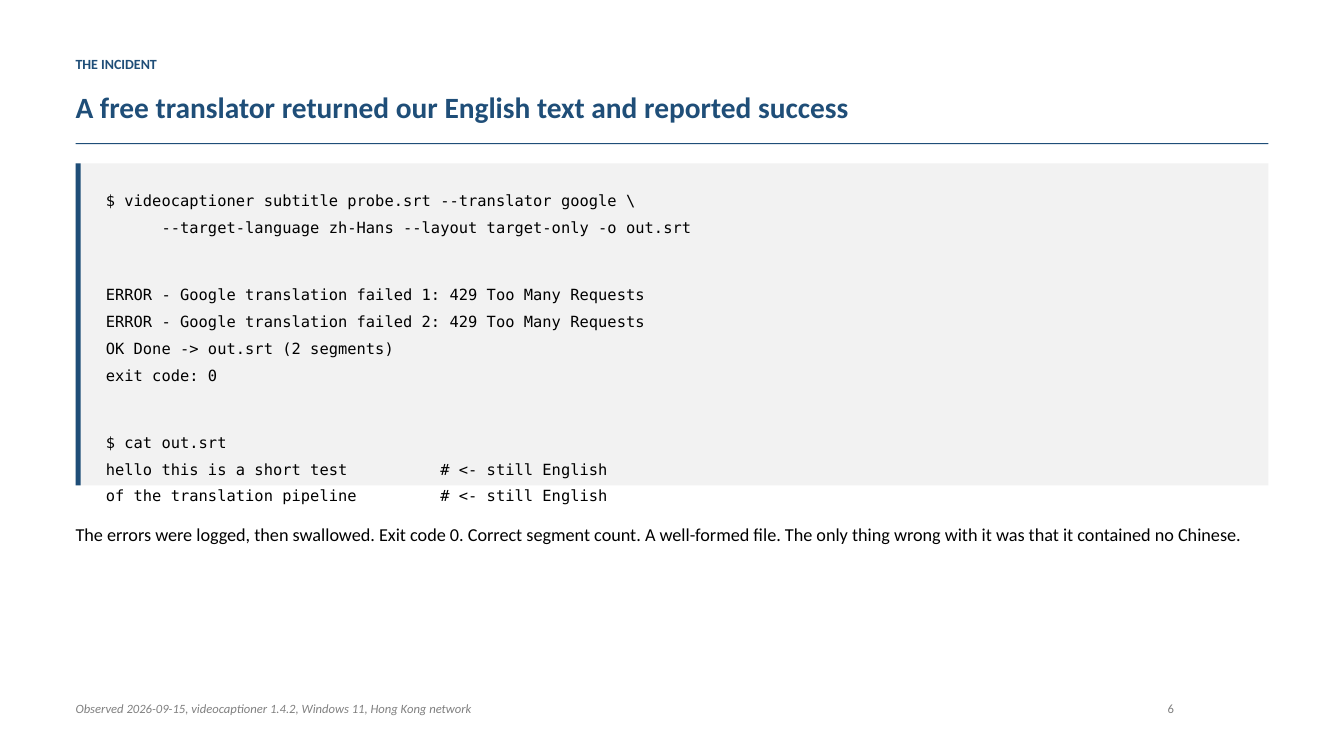
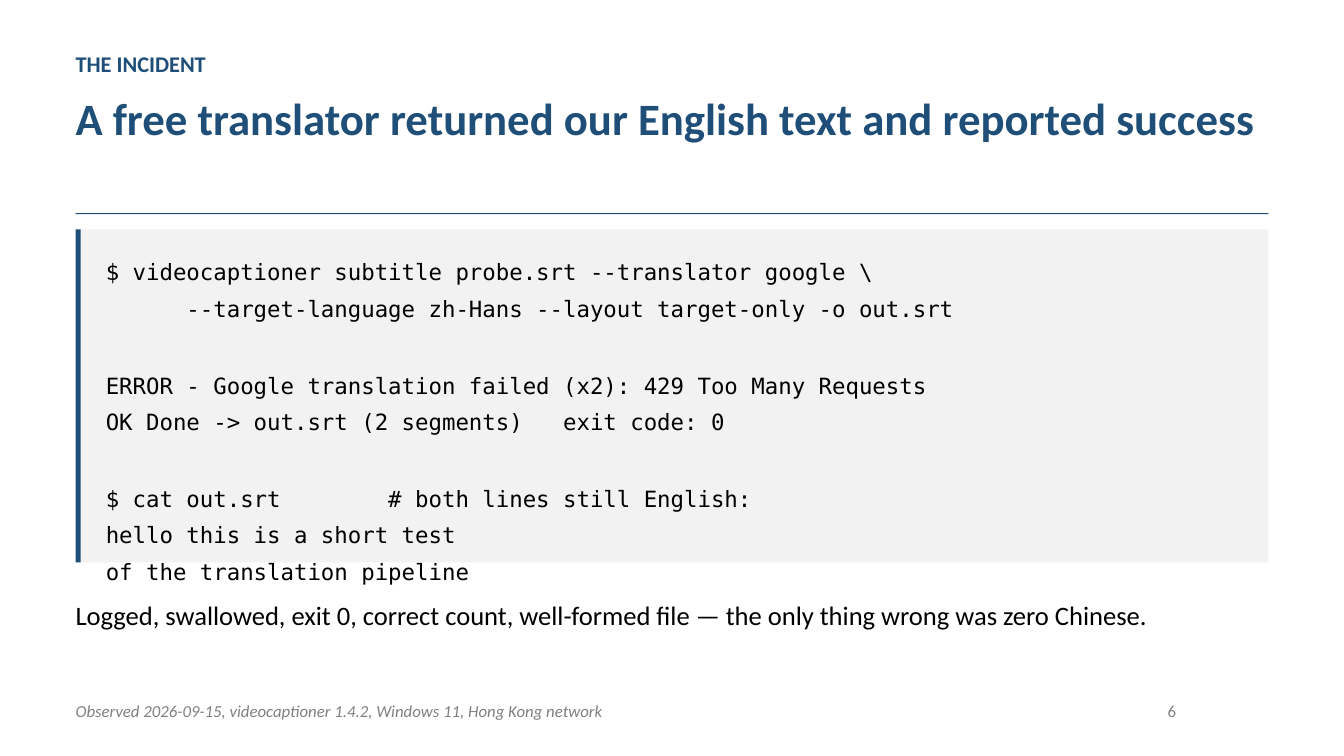
Before and after one commit to mikelix/gstack-tutorial-3, a slide deck: slide 7 of dist/gstack-tutorial-3_EN.pptx. Drawn at 1344x756 pixels with LibreOffice and Linux fonts; fonts in the diff are those of the drawing. Boxes give left, top, right and bottom in pixels: in the first picture for what was removed or moved away, otherwise in the second. Text is boxed around its words. In the diff, an @@ line names an element or a change of style, - is before the commit and + after.

```diff
--- a/dist/gstack-tutorial-3_EN.pptx
+++ b/dist/gstack-tutorial-3_EN.pptx
@@ text "THE INCIDENT" at box(76, 57, 206, 72): size 10 to 16 pt @@
@@ text "A free translator returned our ..." at box(76, 103, 1254, 143): size 21 to 32 pt; line spacing 1.05 to 1.08 @@
@@ rectangle: place and size @@
-rectangle at box(76, 163, 1268, 485)
+rectangle at box(76, 229, 1268, 562)
@@ rectangle: place and size @@
-rectangle at box(76, 143, 1268, 144)
+rectangle at box(76, 213, 1268, 214)
@@ rectangle: place and size @@
-rectangle at box(76, 163, 81, 485)
+rectangle at box(76, 229, 81, 562)
@@ text "$ videocaptioner subtitle probe.srt --translator ...": place and size @@
-text "$ videocaptioner subtitle probe.srt --translator ..." at box(106, 194, 691, 505)
+text "$ videocaptioner subtitle probe.srt --translator ..." at box(106, 263, 953, 585)
@@ text at box(133, 263, 953, 322): size 11 to 16 pt in "$ videocaptioner subtitle probe.srt --translator google \", "--target-language zh-Hans --layout target-only -o out.srt" @@
@@ text at box(106, 377, 927, 585): text changed; size 11 to 16 pt @@
-ERROR - Google translation failed 1: 429 Too Many Requests
-ERROR - Google translation failed 2: 429 Too Many Requests
-OK Done -> out.srt (2 segments)
-exit code: 0
-$ cat out.srt
-hello this is a short test # <- still English
-of the translation pipeline # <- still English
+ERROR - Google translation failed (x2): 429 Too Many Requests
+OK Done -> out.srt (2 segments) exit code: 0
+$ cat out.srt # both lines still English:
+hello this is a short test
+of the translation pipeline
@@ text at box(76, 606, 1147, 630): text changed; size 13 to 19 pt @@
-The errors were logged, then swallowed. Exit code 0. Correct segment count. A well-formed file. The only thing wrong with it was that it contained no Chinese.
+Logged, swallowed, exit 0, correct count, well-formed file — the only thing wrong was zero Chinese.
@@ text "Observed 2026-09-15, videocaptioner 1.4.2, Windows ..." at box(76, 705, 602, 720): size 9 to 12 pt @@
@@ text "6" at box(1168, 705, 1176, 717): size 9 to 12 pt @@
```
Also in this commit, not shown: 30 other slides changed, 4 other files.
